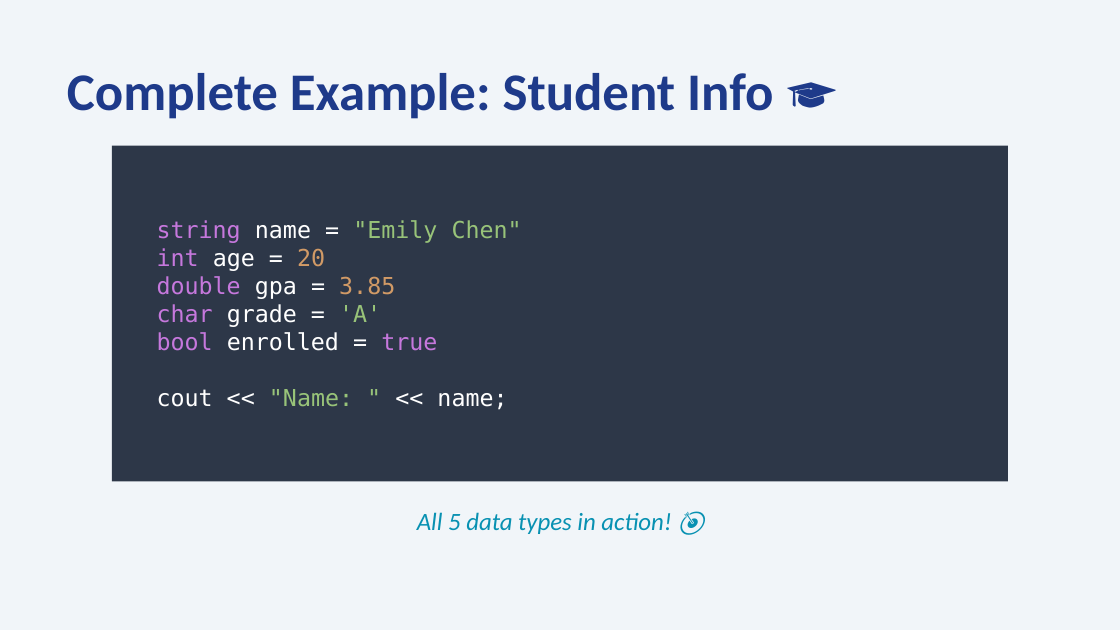
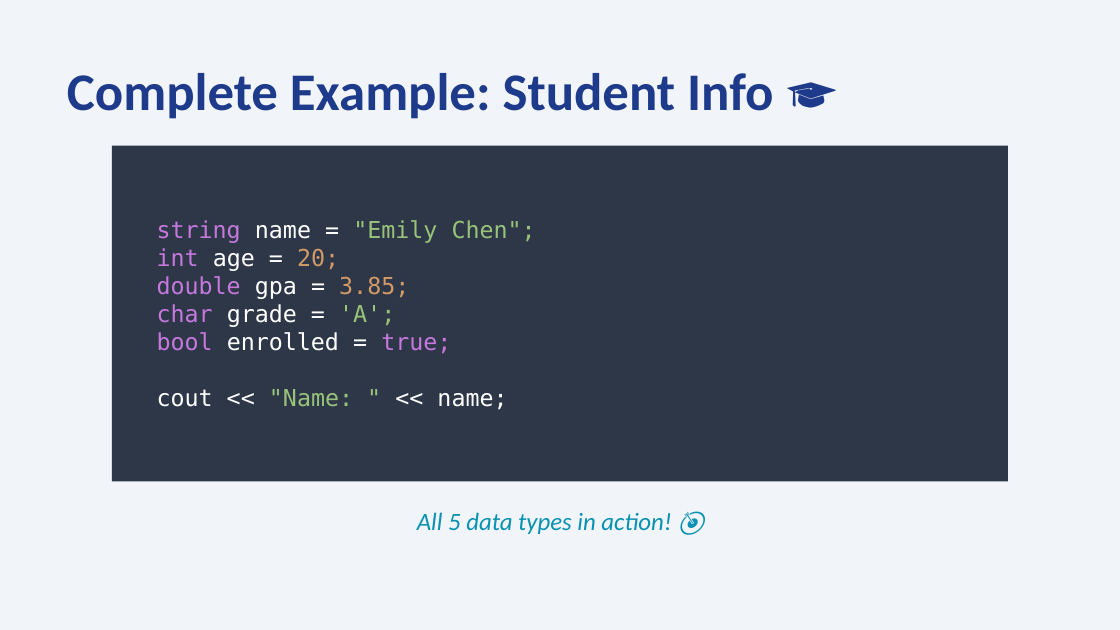
Before and after one commit to fmalazemi/cs143, a slide deck: slide 8 of slides/Lecture2_Variables.pptx. Drawn at 1120x630 pixels with LibreOffice and Linux fonts; fonts in the diff are those of the drawing. Boxes give left, top, right and bottom in pixels: in the first picture for what was removed or moved away, otherwise in the second. Text is boxed around its words. In the diff, an @@ line names an element or a change of style, - is before the commit and + after.

```diff
--- a/slides/Lecture2_Variables.pptx
+++ b/slides/Lecture2_Variables.pptx
@@ text at box(157, 220, 536, 353): text changed; text colour #FFFFFF to #C678DD @@
-string name = "Emily Chen"
-int age = 20
-double gpa = 3.85
-char grade = 'A'
-bool enrolled = true
+string name = "Emily Chen";
+int age = 20;
+double gpa = 3.85;
+char grade = 'A';
+bool enrolled = true;
```
Also in this commit, not shown: 7 other slides changed.
